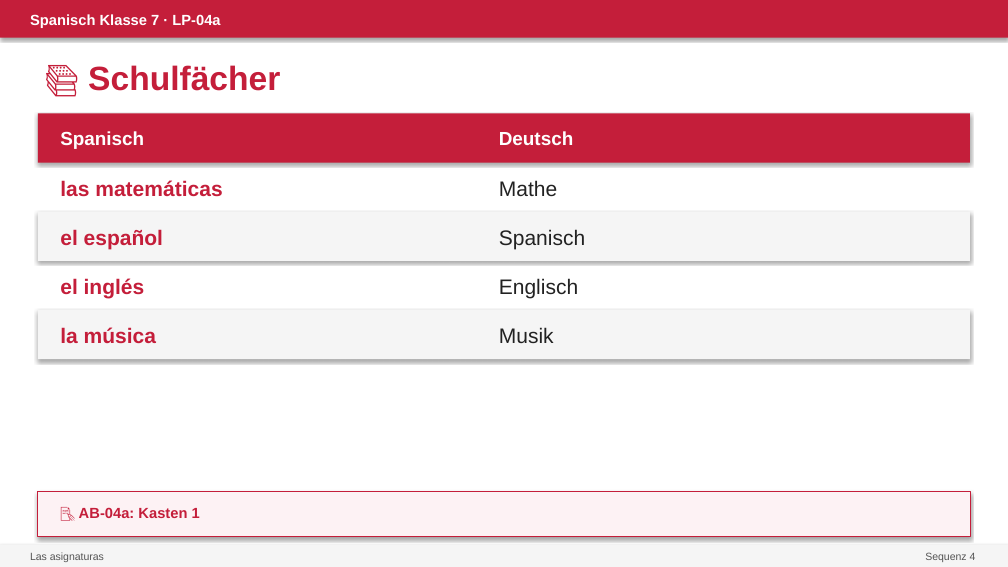
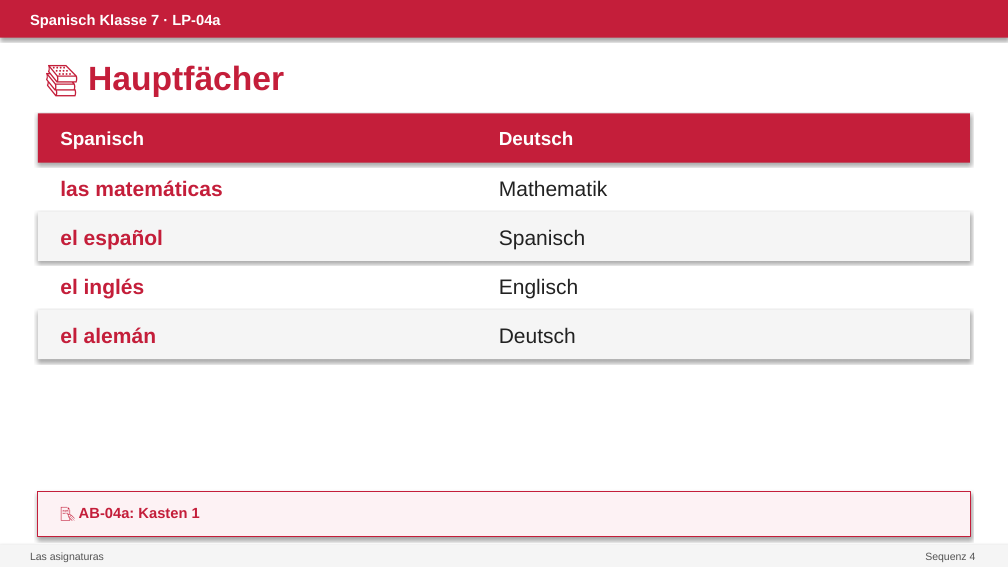
Before and after one commit to devbox42/sciencesim, a slide deck: slide 3 of projects/spanisch/kl07/sequenz-04-colegio/04a-asignaturas/PPT-04a.pptx (slide 2 before the commit). Drawn at 1008x567 pixels with LibreOffice and Linux fonts; fonts in the diff are those of the drawing. Boxes give left, top, right and bottom in pixels: in the first picture for what was removed or moved away, otherwise in the second. Text is boxed around its words. In the diff, an @@ line names an element or a change of style, - is before the commit and + after.

```diff
--- a/projects/spanisch/kl07/sequenz-04-colegio/04a-asignaturas/PPT-04a.pptx
+++ b/projects/spanisch/kl07/sequenz-04-colegio/04a-asignaturas/PPT-04a.pptx
@@ text at (x1=88, y1=65, x2=284, y2=97): text changed @@
-📚 Schulfächer
+📚 Hauptfächer
@@ text at (x1=499, y1=180, x2=608, y2=196): text changed @@
-Mathe
+Mathematik
@@ text at (x1=60, y1=327, x2=156, y2=343): text changed @@
-la música
+el alemán
@@ text at (x1=499, y1=327, x2=576, y2=343): text changed @@
-Musik
+Deutsch
```
Also in this commit, not shown: 3 other slides changed, 9 slides added, 32 other files.
